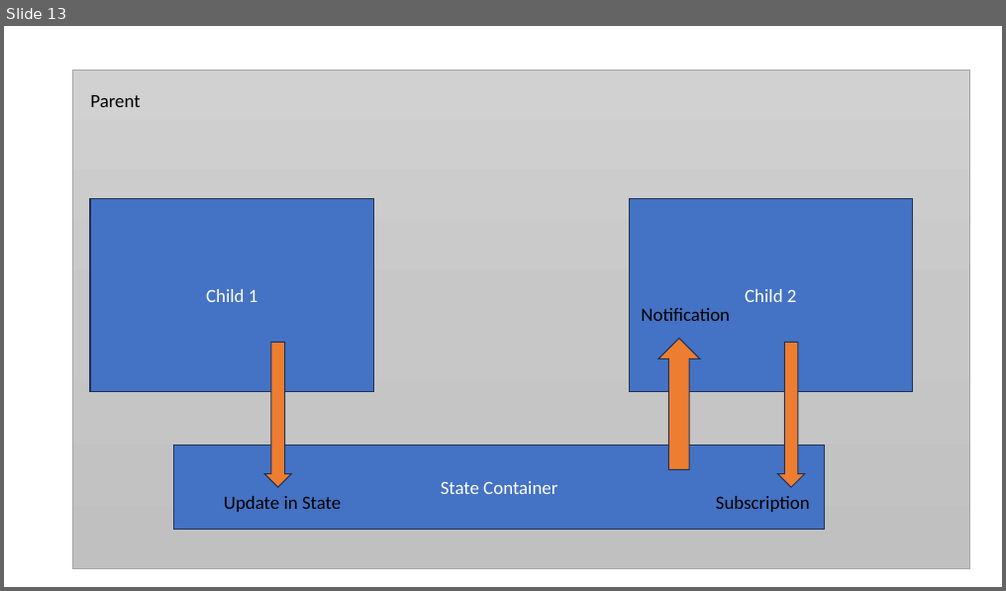
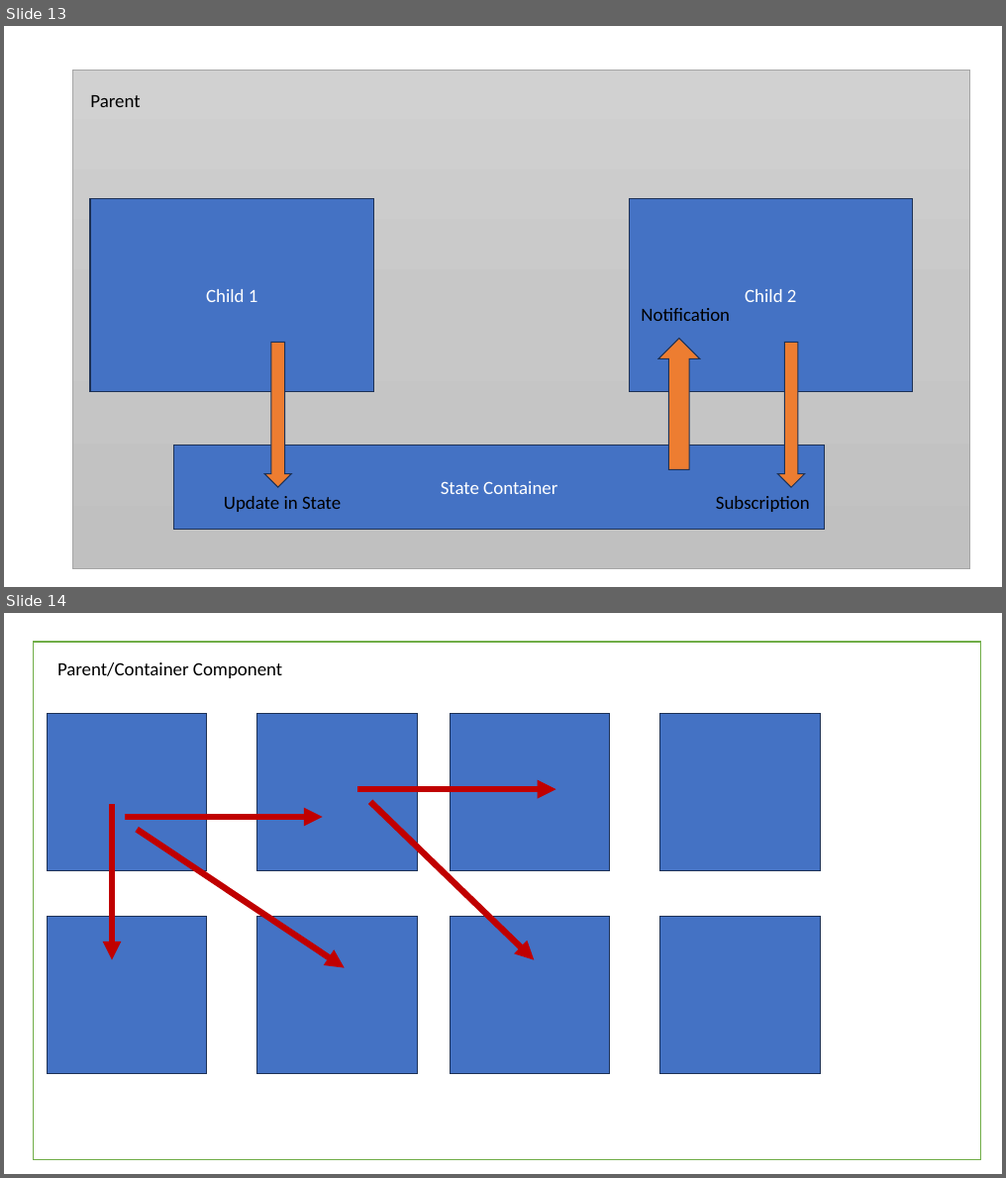
Before and after one commit to maheshsabnis/tscapita, a slide deck: TRaining_Im agesa.pptx. Shown one above the other, each under a label of ours: slide 13 before the commit, slides 13 and 14 after it. The pictures are 1006x591 and 1006x1178 pixels, drawn with LibreOffice and Linux fonts; fonts in the diff are those of the drawing. Boxes give left, top, right and bottom in pixels: in the first picture for what was removed or moved away, otherwise in the second. Text is boxed around its words. In the diff, an @@ line names an element or a change of style, - is before the commit and + after.

```diff
--- a/TRaining_Im agesa.pptx
+++ b/TRaining_Im agesa.pptx
@@ slide 14 added at [4, 613, 1002, 1174], background #FFFFFF @@
@@ rectangle added at [34, 642, 981, 1159], fill #FFFFFF, outline #70AD47 1 pt @@
@@ text added at [57, 663, 282, 678], 18 pt, text #000000 @@
+Parent/Container Component
@@ rectangle added at [47, 713, 207, 870], fill #4472C4, outline #1E3256 1 pt @@
@@ rectangle added at [257, 713, 417, 870], fill #4472C4, outline #1E3256 1 pt @@
@@ rectangle added at [450, 713, 610, 870], fill #4472C4, outline #1E3256 1 pt @@
@@ rectangle added at [660, 713, 821, 870], fill #4472C4, outline #1E3256 1 pt @@
@@ arrow added from (358, 789) to (556, 789), #C00000 6 pt @@
@@ arrow added from (112, 805) to (112, 960), #C00000 6 pt @@
@@ arrow added from (125, 817) to (323, 817), #C00000 6 pt @@
@@ arrow added from (371, 802) to (534, 960), #C00000 6 pt @@
@@ arrow added from (138, 830) to (345, 967), #C00000 6 pt @@
@@ rectangle added at [47, 917, 207, 1074], fill #4472C4, outline #1E3256 1 pt @@
@@ rectangle added at [257, 917, 417, 1074], fill #4472C4, outline #1E3256 1 pt @@
@@ rectangle added at [450, 917, 610, 1074], fill #4472C4, outline #1E3256 1 pt @@
@@ rectangle added at [660, 917, 821, 1074], fill #4472C4, outline #1E3256 1 pt @@
```
Also in this commit, not shown: 1 other slide added, 38 other files.
